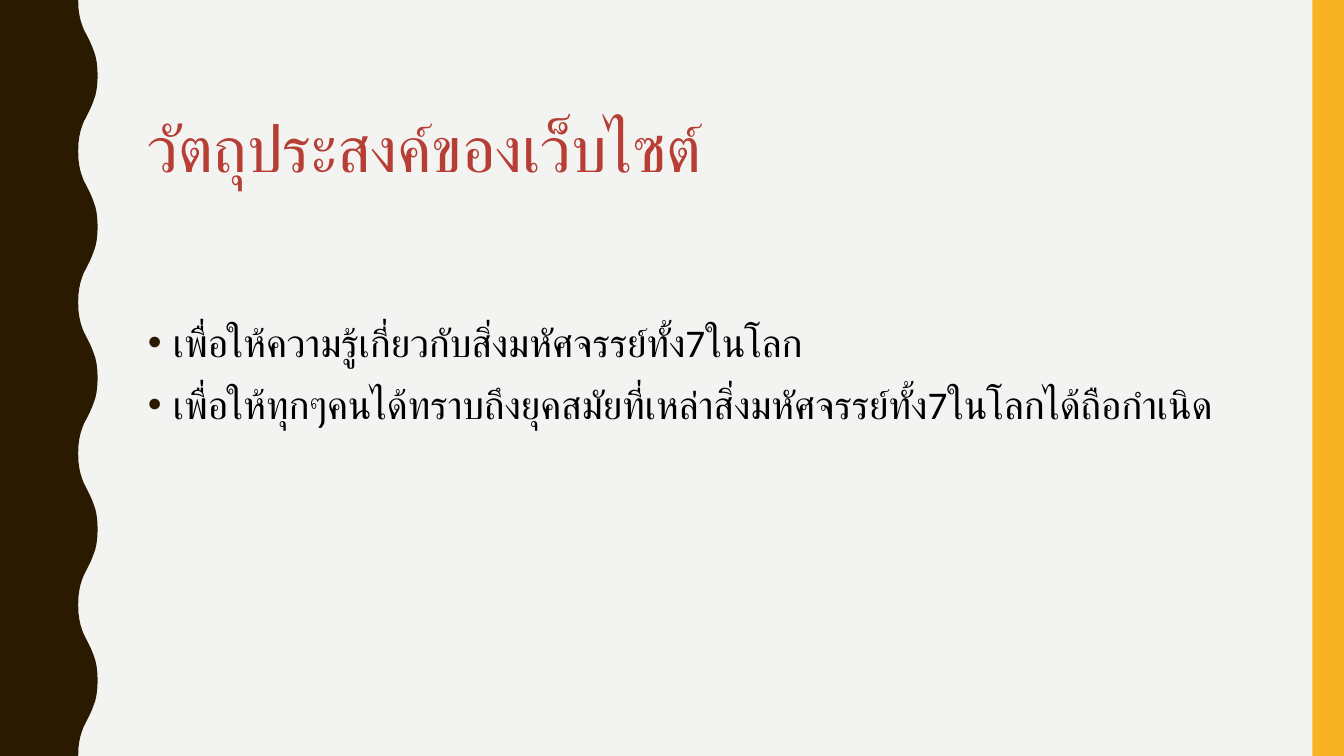
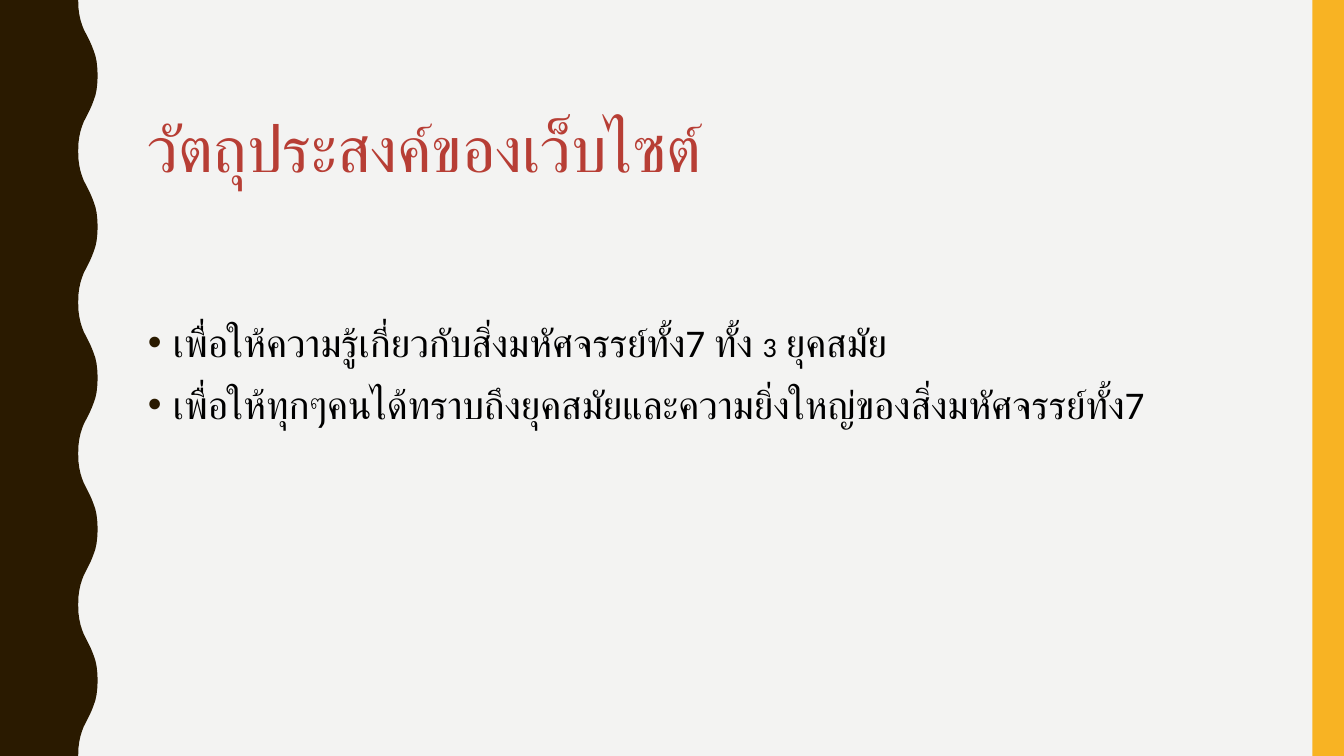
Before and after one commit to it61070256/7wonders, a slide deck: slide 2 of 7wonder.ppt. Drawn at 1344x756 pixels with LibreOffice and Linux fonts; fonts in the diff are those of the drawing. Boxes give left, top, right and bottom in pixels: in the first picture for what was removed or moved away, otherwise in the second. Text is boxed around its words. In the diff, an @@ line names an element or a change of style, - is before the commit and + after.

Commit message:
presentation

```diff
--- a/7wonder.ppt
+++ b/7wonder.ppt
@@ text at bbox=[173, 326, 1144, 430]: text changed @@
-• เพื่อให้ความรู้เกี่ยวกับสิ่งมหัศจรรย์ทั้ง7ในโลก
-• เพื่อให้ทุกๆคนได้ทราบถึงยุคสมัยที่เหล่าสิ่งมหัศจรรย์ทั้ง7ในโลกได้ถือกำเนิด
+• เพื่อให้ความรู้เกี่ยวกับสิ่งมหัศจรรย์ทั้ง7 ทั้ง 3 ยุคสมัย
+• เพื่อให้ทุกๆคนได้ทราบถึงยุคสมัยและความยิ่งใหญ่ของสิ่งมหัศจรรย์ทั้ง7
```
Also in this commit, not shown: 3 other slides changed, 1 slide added, 1 slide removed, 1 other file.
